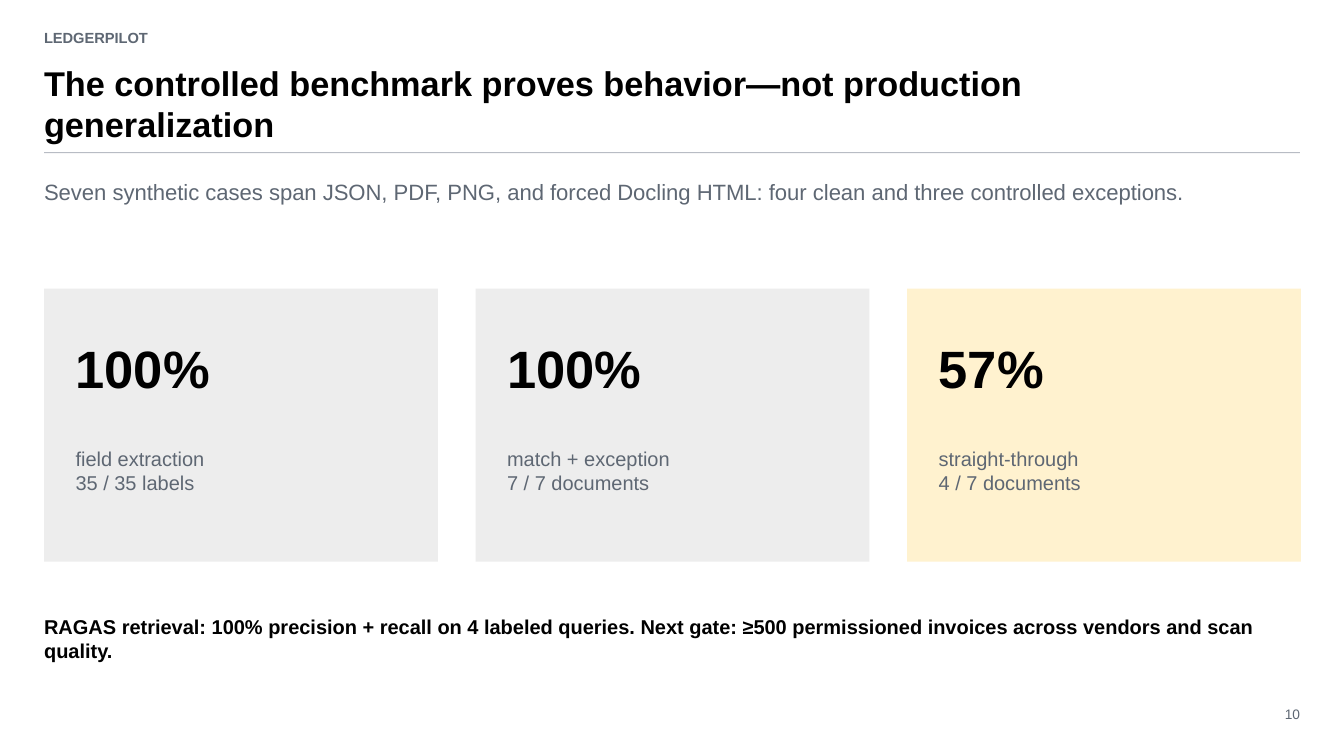
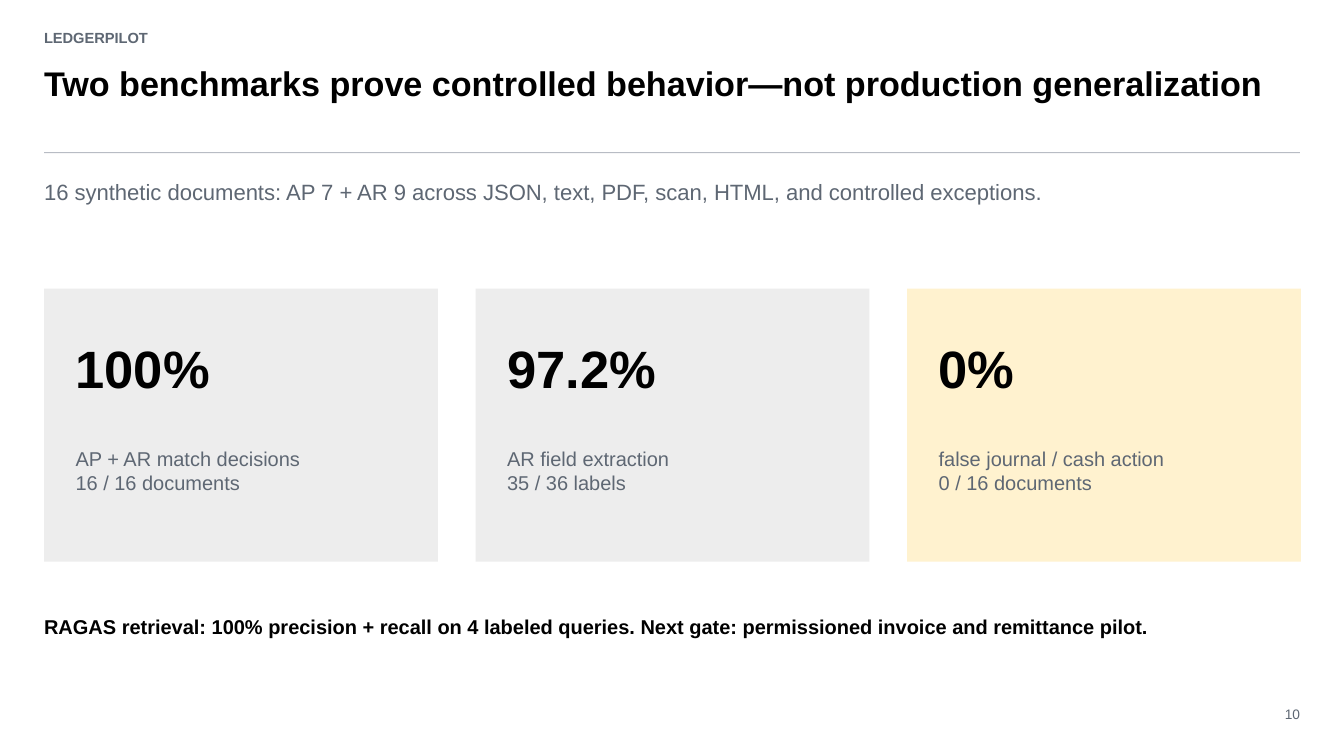
Before and after one commit to saifs1315/Agentic-Invoice-to-Payment, a slide deck: slide 10 of presentation/LedgerPilot_Assignment_Deck.pptx. Drawn at 1344x756 pixels with LibreOffice and Linux fonts; fonts in the diff are those of the drawing. Boxes give left, top, right and bottom in pixels: in the first picture for what was removed or moved away, otherwise in the second. Text is boxed around its words. In the diff, an @@ line names an element or a change of style, - is before the commit and + after.

```diff
--- a/presentation/LedgerPilot_Assignment_Deck.pptx
+++ b/presentation/LedgerPilot_Assignment_Deck.pptx
@@ text at <box>44,71,1261,102</box>: text changed; size 24.5 to 24.4 pt @@
-The controlled benchmark proves behavior—not production generalization
+Two benchmarks prove controlled behavior—not production generalization
@@ text at <box>44,184,1041,205</box>: text changed @@
-Seven synthetic cases span JSON, PDF, PNG, and forced Docling HTML: four clean and three controlled exceptions.
+16 synthetic documents: AP 7 + AR 9 across JSON, text, PDF, scan, HTML, and controlled exceptions.
@@ text at <box>507,351,656,389</box>: text changed @@
-100%
+97.2%
@@ text at <box>939,351,1015,389</box>: text changed @@
-57%
+0%
@@ text at <box>76,451,300,490</box>: text changed @@
-field extraction
-35 / 35 labels
+AP + AR match decisions
+16 / 16 documents
@@ text at <box>507,451,670,490</box>: text changed @@
-match + exception
-7 / 7 documents
+AR field extraction
+35 / 36 labels
@@ text at <box>939,451,1164,490</box>: text changed @@
-straight-through
-4 / 7 documents
+false journal / cash action
+0 / 16 documents
@@ text at <box>44,619,1148,638</box>: text changed @@
-RAGAS retrieval: 100% precision + recall on 4 labeled queries. Next gate: ≥500 permissioned invoices across vendors and scan quality.
+RAGAS retrieval: 100% precision + recall on 4 labeled queries. Next gate: permissioned invoice and remittance pilot.
```
Also in this commit, not shown: 9 other slides changed, 51 other files.
